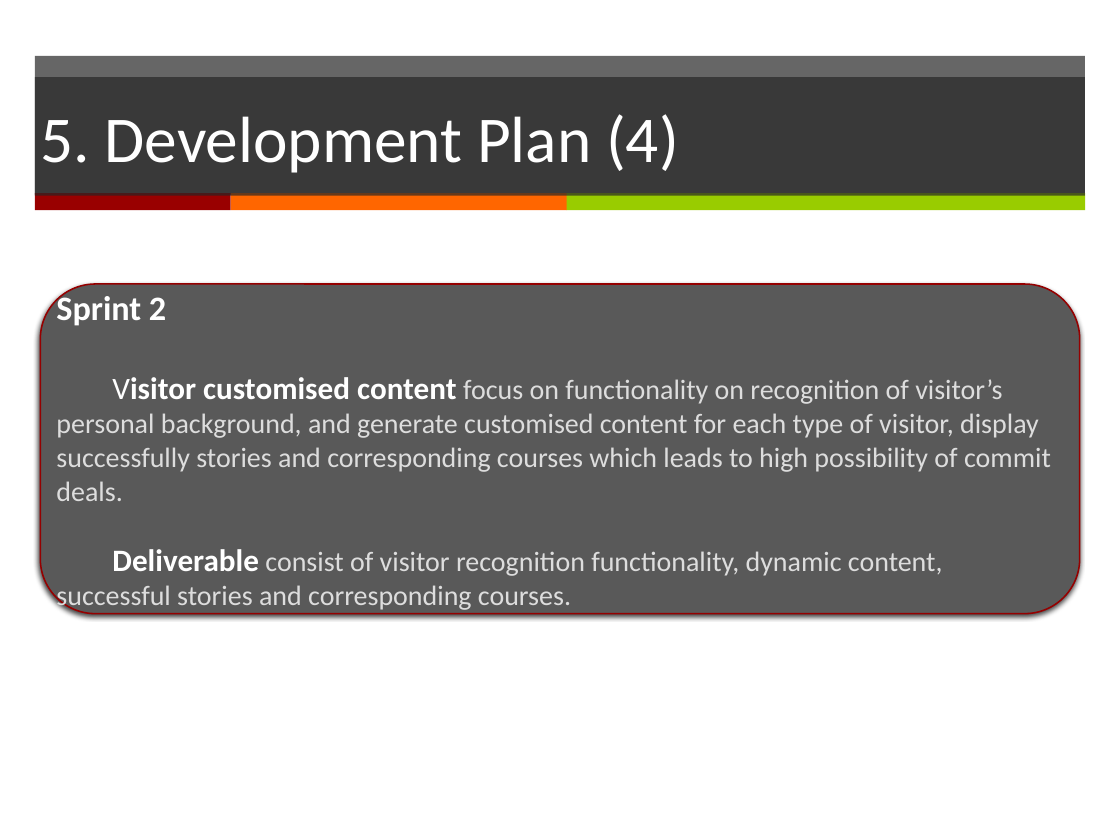
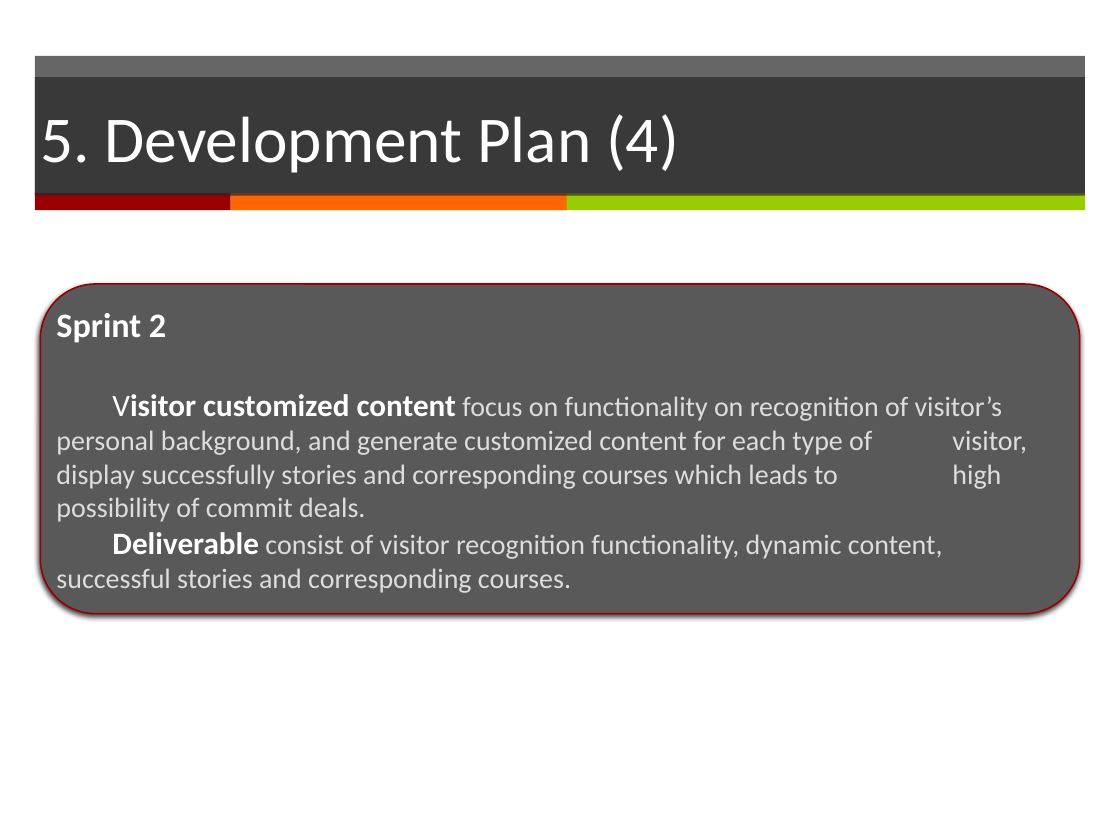
Before and after one commit to yadwinds/761_VEL, a slide deck: slide 10 of PCB/02 Plans & Actuals/2.1_Project Plan/Project Plan_(presentation)v0.1_Clay.pptx. Drawn at 1120x840 pixels with LibreOffice and Linux fonts; fonts in the diff are those of the drawing. Boxes give left, top, right and bottom in pixels: in the first picture for what was removed or moved away, otherwise in the second. Text is boxed around its words. In the diff, an @@ line names an element or a change of style, - is before the commit and + after.

```diff
--- a/PCB/02 Plans & Actuals/2.1_Project Plan/Project Plan_(presentation)v0.1_Clay.pptx
+++ b/PCB/02 Plans & Actuals/2.1_Project Plan/Project Plan_(presentation)v0.1_Clay.pptx
@@ text at [56, 394, 1027, 522]: text changed @@
-  Visitor customised content focus on functionality on recognition of visitor’s personal background, and generate customised content for each type of visitor, display successfully stories and corresponding courses which leads to high possibility of commit deals.
+  Visitor customized content focus on functionality on recognition of visitor’s personal background, and generate customized content for each type of visitor, display successfully stories and corresponding courses which leads to high possibility of commit deals.
```
Also in this commit, not shown: 2 other slides changed.
